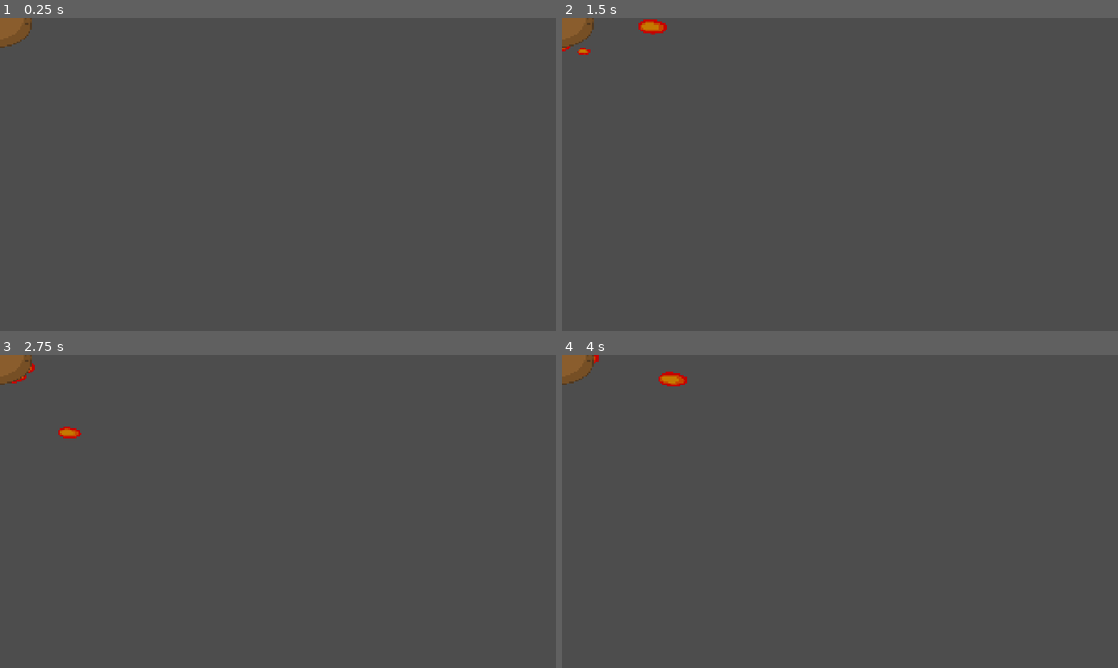
Above: before the commit, frames 1-4 (two rows, left to right).
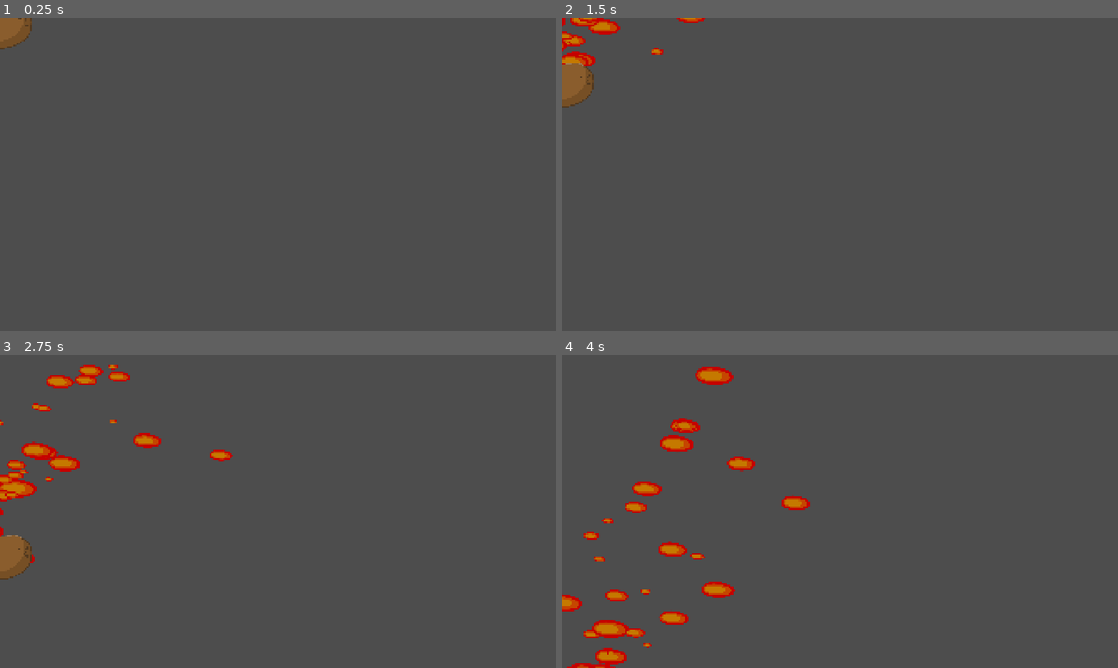
Above: after the commit, the same moments.

Repository: t0qen/baudo-game-jam-autumn
Game: Godot game, scene res://scenes/projectiles/rocket.tscn
Two runs of this game, one before a commit and one after it. Both use one fixed random seed, a clock stepped at 60 frames per second and the inputs below. This scene is started directly instead of the project's main scene. Sound files missing from this copy of the repository are replaced by a short silence.
Inputs:
- Up to frame 1 (0.25 s): no input
- Up to frame 2 (1.5 s): hold Right (right) 0.53-1.28 s; tap 2 (rocket) at 0.6 s; tap Space (jump) at 0.77 s; hold Left (left) from 1.28 s (still down); tap W (aim_left) at 1.35 s
- Up to frame 3 (2.75 s): tap Space (jump) at 1.52 s; tap 2 (rocket) at 1.55, 2.3 s; release Left (left) at 2.03 s; hold Right (right) from 2.03 s (still down); hold Down (aim_right) from 2.03 s (still down)
- Up to frame 4 (4 s): release Down (aim_right) at 2.78 s; tap 1 (bomb) at 2.85 s; tap Space (jump) at 3.02, 3.77 s; tap 2 (rocket) at 3.05, 3.8 s; release Right (right) at 3.53 s; hold Left (left) from 3.53 s (still down); tap 3 (pompe) at 3.6 s

The runs differ from the first frame. In frame 1, less than 0.1% of the frame differs, in the area x 0-6%, y 0-10%; in frame 2, 1.9%; in frame 3, 3.3%; in frame 4, 4.0%, in the area x 0-45%, y 0-100%.

Commit message:
parametre garvity etc patate

Diff:
--- a/scenes/projectiles/rocket.tscn
+++ b/scenes/projectiles/rocket.tscn
@@ -22,7 +22,7 @@
 collision_layer = 8
 collision_mask = 7
 mass = 0.5
-gravity_scale = 0.0
+gravity_scale = 0.2
 script = ExtResource("1_l0y3s")
 
 [node name="CollisionShape2D" type="CollisionShape2D" parent="."]
--- a/scripts/bidule_template.gd
+++ b/scripts/bidule_template.gd
@@ -379,7 +379,7 @@
 				rocket.global_position = $pivot2/depart_proj.global_position
 				var direction = $pivot2/depart_proj.global_transform.x.normalized()
 				$LancePatateLaunch.play()
-				rocket.linear_velocity = direction * -3000
+				rocket.linear_velocity = direction * -3500
 
 				get_tree().current_scene.add_child(rocket)
 				await get_tree().create_timer(1).timeout
